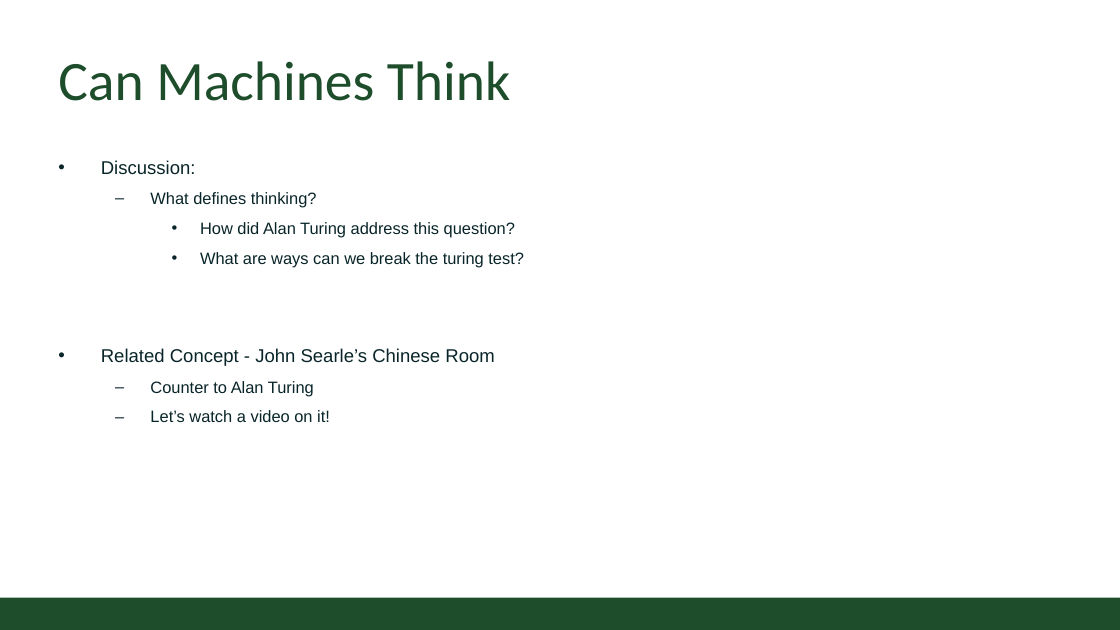
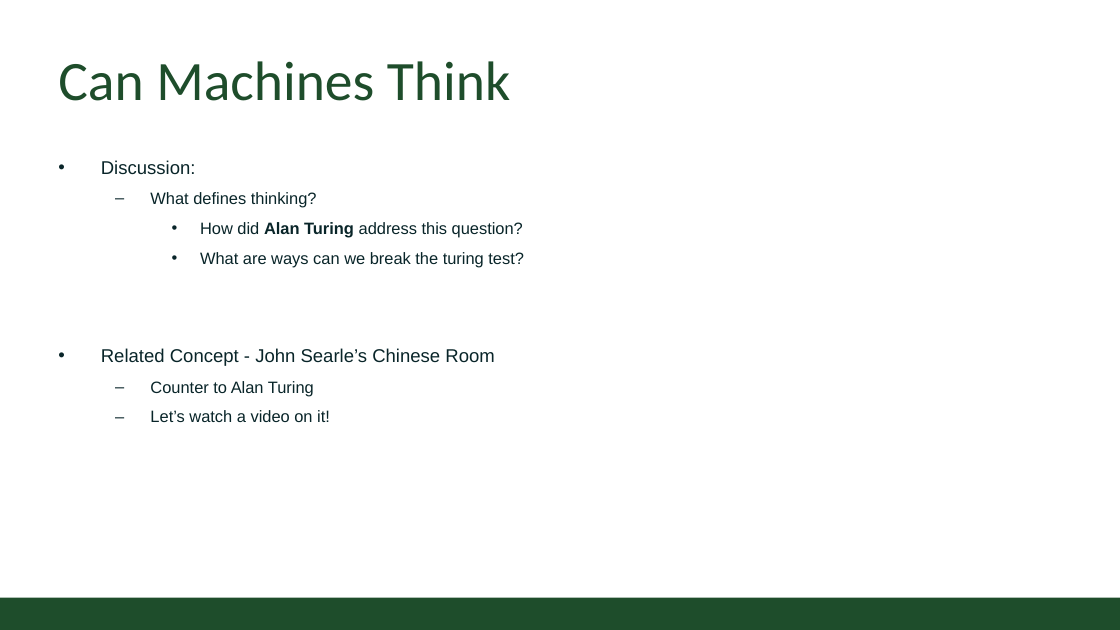
Before and after one commit to CSU-CS150/handouts, a slide deck: slide 3 of helpsessions/week2/strings.pptx (slide 2 before the commit). Drawn at 1120x630 pixels with LibreOffice and Linux fonts; fonts in the diff are those of the drawing; background and template pictures are left out. Boxes give left, top, right and bottom in pixels: in the first picture for what was removed or moved away, otherwise in the second. Text is boxed around its words. In the diff, an @@ line names an element or a change of style, - is before the commit and + after.

```diff
--- a/helpsessions/week2/strings.pptx
+++ b/helpsessions/week2/strings.pptx
@@ text at <box>200,222,523,238</box>: bold on in "Alan Turing" @@
```
Also in this commit, not shown: 2 slides added.
